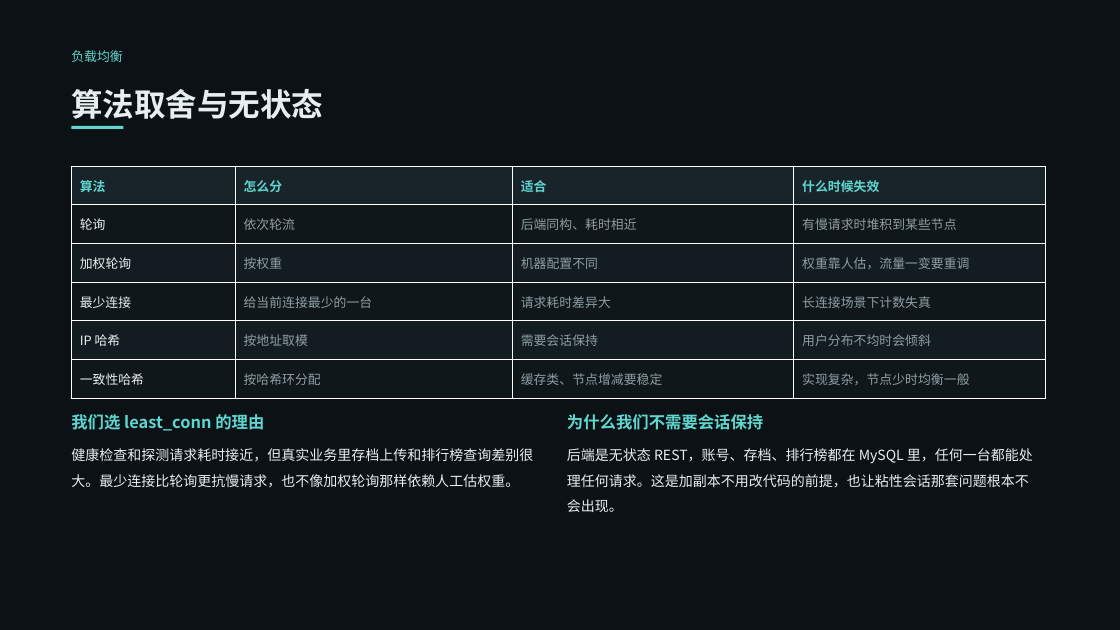
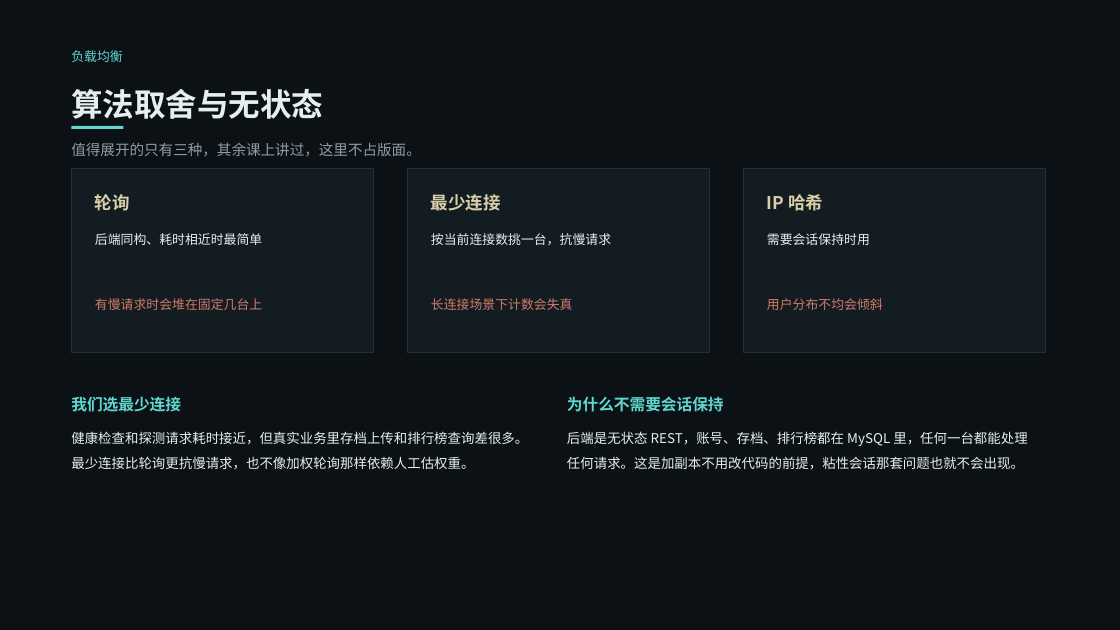
Before and after one commit to VesselPaper/symbiont, a slide deck: slide 14 of share/技术分享-应用代理与负载均衡.pptx. Drawn at 1120x630 pixels with LibreOffice and Linux fonts; fonts in the diff are those of the drawing. Boxes give left, top, right and bottom in pixels: in the first picture for what was removed or moved away, otherwise in the second. Text is boxed around its words. In the diff, an @@ line names an element or a change of style, - is before the commit and + after.

Commit message:
docs(share): PPT 去掉六张表格，改成排版承担层次
- 七步改成编号列表，配置行用等宽字体压在下面
- 安全职责改成两列条目，职责加一句实测
- 容量与可用性改成阶梯，缩进和一根短线表示往上的台阶，当前那级用冷青
- 算法取舍改成三张卡，其余算法不占版面
- 改造前后改成改前 改后 两端对齐的行，中间一根短线
- 实测改成四个大数字加五行说明
- 顺带修一处换行孤零零的句号

```diff
--- a/share/技术分享-应用代理与负载均衡.pptx
+++ b/share/技术分享-应用代理与负载均衡.pptx
@@ text added at [71,143,420,156], 12.5 pt, text #8E9EA2 @@
+值得展开的只有三种，其余课上讲过，这里不占版面。
@@ table removed at [71,166,1046,398], 6 rows, 4 columns @@
-算法 | 怎么分 | 适合 | 什么时候失效
-轮询 | 依次轮流 | 后端同构、耗时相近 | 有慢请求时堆积到某些节点
-加权轮询 | 按权重 | 机器配置不同 | 权重靠人估，流量一变要重调
-最少连接 | 给当前连接最少的一台 | 请求耗时差异大 | 长连接场景下计数失真
-IP 哈希 | 按地址取模 | 需要会话保持 | 用户分布不均时会倾斜
-一致性哈希 | 按哈希环分配 | 缓存类、节点增减要稳定 | 实现复杂，节点少时均衡一般
@@ rectangle added at [71,168,374,353], fill #131C21, outline #223035 0.75 pt @@
@@ rectangle added at [408,168,710,353], fill #131C21, outline #223035 0.75 pt @@
@@ rectangle added at [744,168,1046,353], fill #131C21, outline #223035 0.75 pt @@
@@ text added at [95,194,130,211], 15 pt, text #D8CFA8, bold @@
+轮询
@@ text added at [431,194,501,211], 15 pt, text #D8CFA8, bold @@
+最少连接
@@ text added at [767,194,823,211], 15 pt, text #D8CFA8, bold @@
+IP 哈希
@@ text added at [95,233,262,245], 11 pt, text #E6EEEF @@
+后端同构、耗时相近时最简单
@@ text added at [431,233,611,245], 11 pt, text #E6EEEF @@
+按当前连接数挑一台，抗慢请求
@@ text added at [767,233,870,245], 11 pt, text #E6EEEF @@
+需要会话保持时用
@@ text added at [95,298,262,310], 11 pt, text #D27A6C @@
+有慢请求时会堆在固定几台上
@@ text added at [431,298,573,310], 11 pt, text #D27A6C @@
+长连接场景下计数会失真
@@ text added at [767,298,883,310], 11 pt, text #D27A6C @@
+用户分布不均会倾斜
@@ text at [71,396,181,412]: text changed; size 14 to 13.5 pt @@
-我们选 least_conn 的理由
+我们选最少连接
@@ text at [567,396,724,412]: text changed; size 14 to 13.5 pt @@
-为什么我们不需要会话保持
+为什么不需要会话保持
@@ text at [71,431,528,469]: text changed; size 12 to 11.5 pt @@
-健康检查和探测请求耗时接近，但真实业务里存档上传和排行榜查询差别很大。最少连接比轮询更抗慢请求，也不像加权轮询那样依赖人工估权重。
+健康检查和探测请求耗时接近，但真实业务里存档上传和排行榜查询差很多。最少连接比轮询更抗慢请求，也不像加权轮询那样依赖人工估权重。
@@ text at [567,431,1027,469]: text changed; size 12 to 11.5 pt @@
-后端是无状态 REST，账号、存档、排行榜都在 MySQL 里，任何一台都能处理任何请求。这是加副本不用改代码的前提，也让粘性会话那套问题根本不会出现。
+后端是无状态 REST，账号、存档、排行榜都在 MySQL 里，任何一台都能处理任何请求。这是加副本不用改代码的前提，粘性会话那套问题也就不会出现。
```
Also in this commit, not shown: 5 other slides changed, 1 other file.
